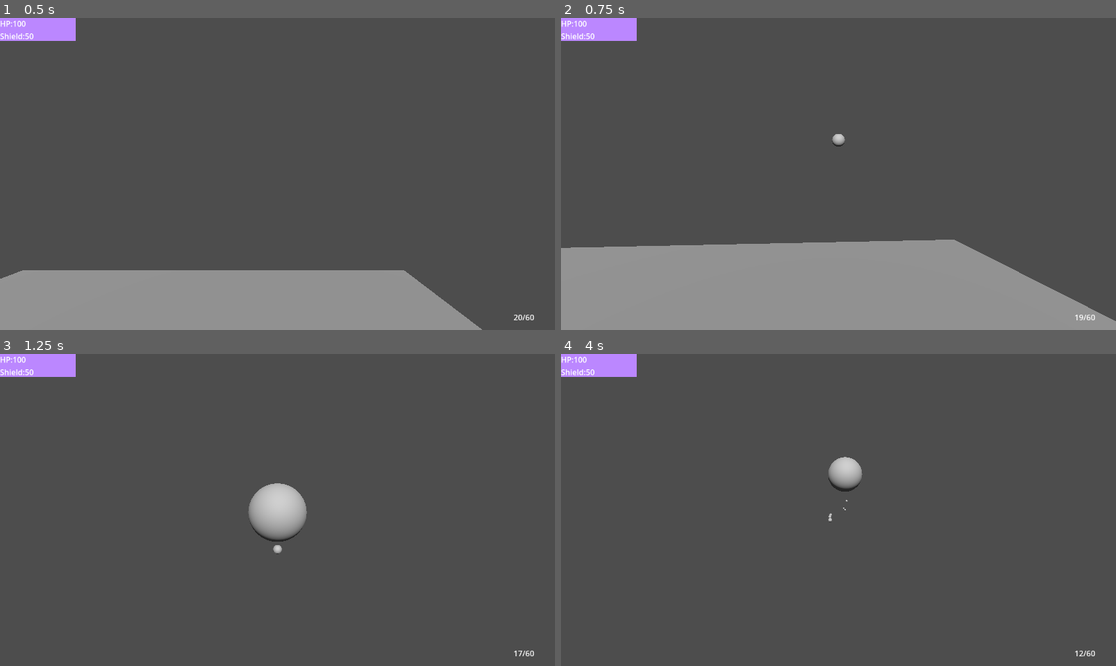
Above: before the commit, frames 1-4 (two rows, left to right).
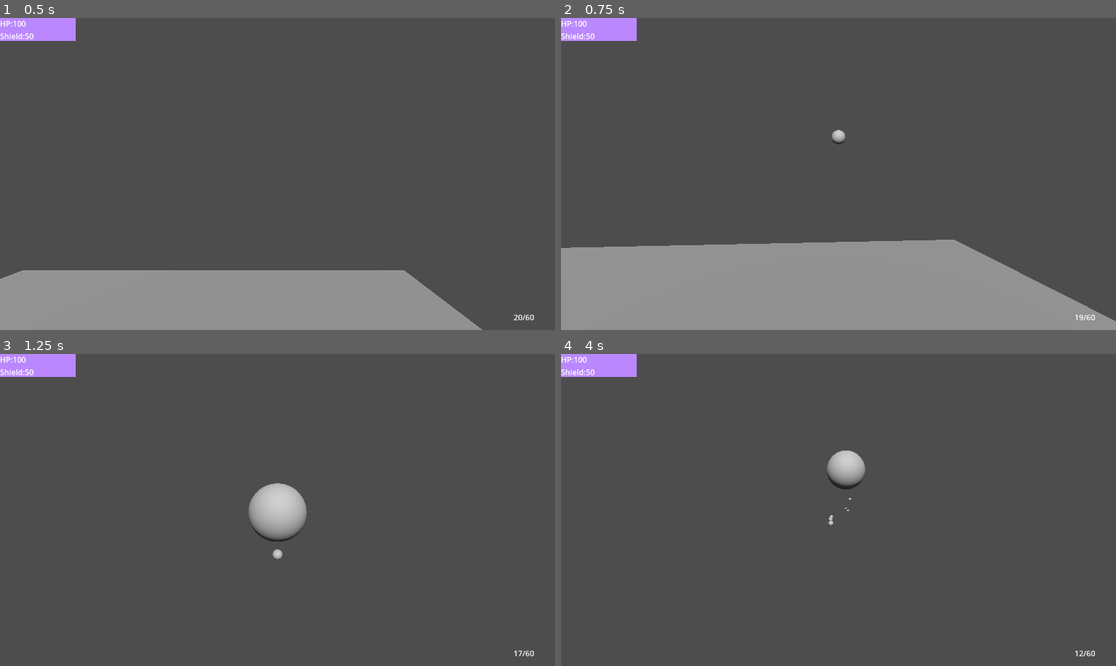
Above: after the commit, the same moments.

Repository: kuritism/scrimmages-during-internship-2
Game: Godot game, scene res://level.tscn
The game is run twice, just before and just after one commit, with the same random seed, the same clock (stepped at 60 frames per second) and the same inputs.
Inputs (mouse positions are in pixels of both pictures, inside the frame that each line leads up to):
- Up to frame 1 (0.5 s): no input
- Up to frame 2 (0.75 s): move the mouse to (866, 174) at 0.52 s; press the mouse at (866, 174) at 0.53 s; hold W (move_forward) from 0.53 s (still down)
- Up to frame 3 (1.25 s): keep holding W (move_forward); tap Space (jump) at 0.77 s
- Up to frame 4 (4 s): keep holding W (move_forward); move the mouse to (810, 510) at 1.27 s; release the mouse at (810, 510) at 1.28 s; click (810, 510) at 1.35 s; tap Space (jump) at 1.52, 3.02, 3.77 s; move the mouse to (849, 503) at 2.02 s; press the mouse at (849, 503) at 2.03 s; move the mouse to (832, 516) at 2.77 s; release the mouse at (832, 516) at 2.78 s; click (832, 516) at 2.85 s; move the mouse to (877, 513) at 3.52 s; press the mouse at (877, 513) at 3.53 s

Frame 1 is identical in both runs. In frame 2, less than 0.1% of the frame differs, in the area x 48-52%, y 35-42%; in frame 3, less than 0.1%; in frame 4, 0.4%, in the area x 47-55%, y 30-56%.

Commit message:
basic enchantment test
bazinga!

Diff:
--- a/Baisc Upgrade.gd
+++ b/Baisc Upgrade.gd
@@ -1,8 +1,9 @@
 extends Node3D
 
-
-func bullet_setup(bullet):
-	bullet.bullet_damage += 30
-	bullet.bullet_speed -= 10
-func onhit(body):
+func bullet_setup(bullet, enchant_damp):
+	bullet.bullet_damage -= round(10 / enchant_damp)
+	bullet.bullet_speed -= round(10 / enchant_damp)
+func bullet_process(bullet, enchant_damp):
+	bullet.bullet_damage += round(1 / enchant_damp) + 1
+func onhit(body, enchant_damp):
 	print("ARGGHGHGHHGH")
--- a/Bullet.gd
+++ b/Bullet.gd
@@ -5,21 +5,25 @@
 @onready var bullet_spread : float
 @onready var hp_comp = preload("res://HP.tscn")
 @onready var enchantments = null
+@onready var enchant_damp = 1
 func setup(gun_basis, enchants):
+
 	enchantments = enchants
+	#Math (Bigger Decimal = More Dampening)
+	enchant_damp = 0.5 + 0.5*(enchantments.get_child_count())
+
 	for enchant in enchantments.get_children():
 		if enchant.has_method("bullet_setup"):
-			print("Ding dong")
-			enchant.bullet_setup(self)
-			print(bullet_damage)
-
+			enchant.bullet_setup(self, enchant_damp)
+	if bullet_damage < 5:
+		bullet_damage = 5
+	if bullet_speed < 5:
+		bullet_speed = 5
 	var height = (bullet_speed - (bullet_speed % 10))/10 + 1
 	$Area3D/CollisionShape3D.shape.height = height
 	$Area3D/CollisionShape3D.position.z = (height - 1) * 0.125
 	$Area3D/CollisionShape3D.disabled = false
 	apply_central_force(gun_basis * bullet_speed * 30)
-
-
 
 func _on_area_3d_body_entered(body):
 	if body.has_node("HP"):
@@ -28,5 +32,5 @@
 		hp.take_damage(bullet_damage)
 	for enchant in enchantments.get_children():
 		if enchant.has_method("onhit"):
-			enchant.onhit(body)
+			enchant.onhit(body, enchant_damp)
 	queue_free()
--- a/Gun_Component.gd
+++ b/Gun_Component.gd
@@ -9,7 +9,7 @@
 @export var bullet_speed : int = 20
 @export var bullet_damage : int = 10
 @export var bullet_spread : float
-@export var shell_amount : int = 1
+@export var shell_amount : int = 3
 @export var num_bullets = mag_size
 @export var additional_bullets = mag_size * num_reloads
 # Called when the node enters the scene tree for the first time.
--- a/gun_component.tscn
+++ b/gun_component.tscn
@@ -19,5 +19,8 @@
 [node name="Baisc Upgrade" type="Node3D" parent="Enchantments"]
 script = ExtResource("2_qgv5o")
 
+[node name="Baisc Upgrade2" type="Node3D" parent="Enchantments"]
+script = ExtResource("2_qgv5o")
+
 [connection signal="timeout" from="Chamber_Time" to="." method="_on_chamber_time_timeout"]
 [connection signal="timeout" from="Reload_Time" to="." method="_on_reload_time_timeout"]
